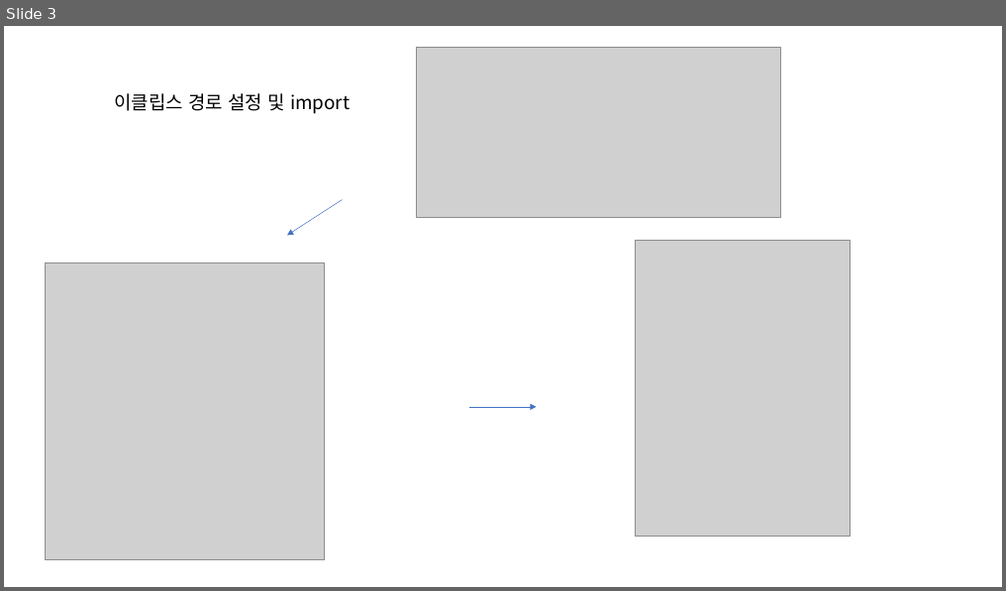
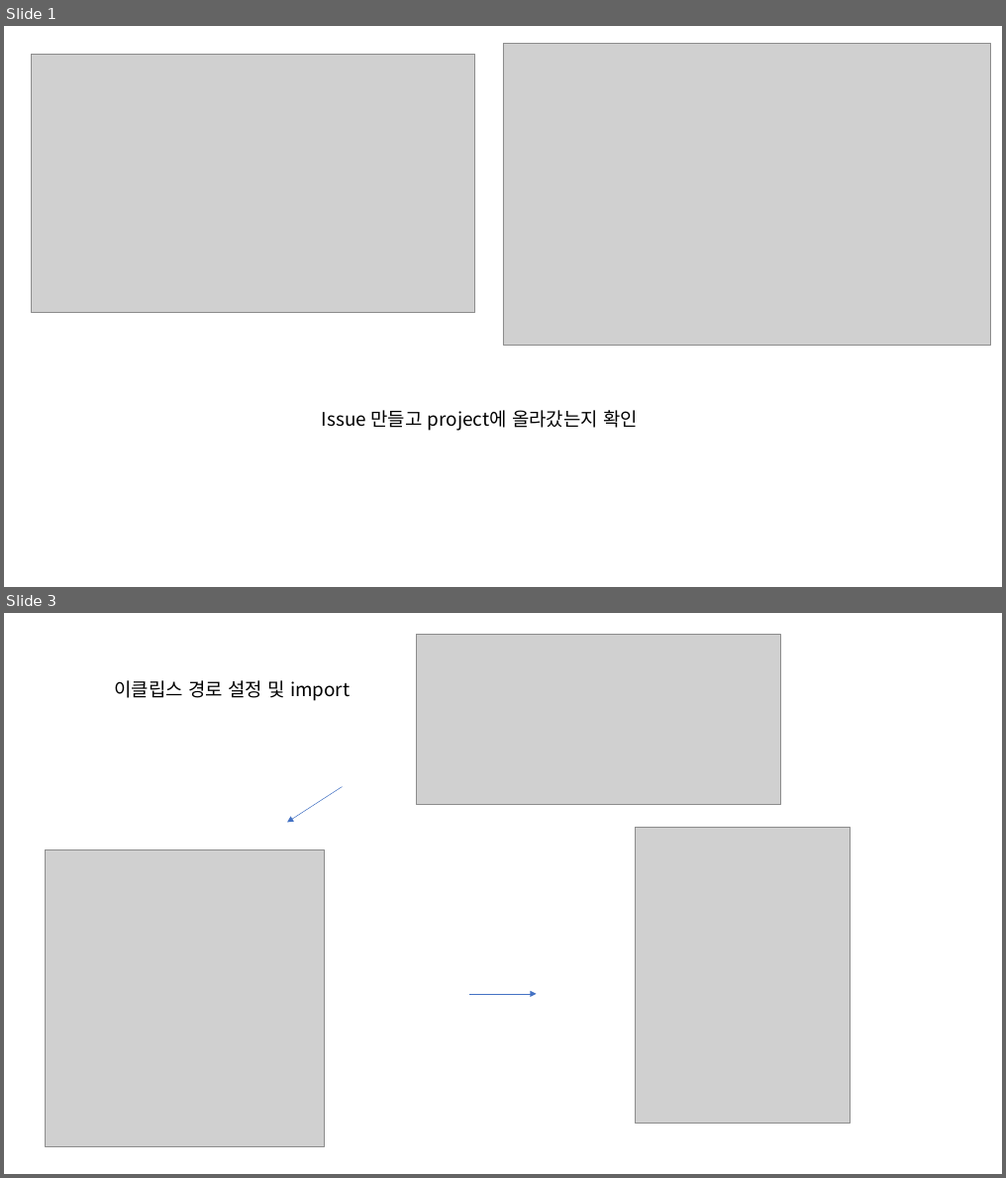
Before and after one commit to parkhyeonggyu15/Exam, a slide deck: 개발환경 운영지원 평가/git작업(조원 박형규).pptx. Shown one above the other, each under a label of ours: slide 3 before the commit, slides 1 and 3 after it; the slides between them are not shown. The pictures are 1006x591 and 1006x1178 pixels, drawn with LibreOffice and Linux fonts; fonts in the diff are those of the drawing; grey boxes stand for pictures. Boxes give left, top, right and bottom in pixels: in the first picture for what was removed or moved away, otherwise in the second. Text is boxed around its words. In the diff, an @@ line names an element or a change of style, - is before the commit and + after.

```diff
--- a/개발환경 운영지원 평가/git작업(조원 박형규).pptx
+++ b/개발환경 운영지원 평가/git작업(조원 박형규).pptx
@@ slide 1 added at box(4, 26, 1002, 587), background #FFFFFF @@
@@ picture added at box(31, 54, 475, 312) @@
@@ picture added at box(503, 43, 991, 346) @@
@@ text added at box(322, 410, 638, 431), 18 pt, text #000000 @@
+Issue 만들고 project에 올라갔는지 확인
```
Also in this commit, not shown: 2 slides changed, 2 other slides added, 3 slides removed, 1 other file.
